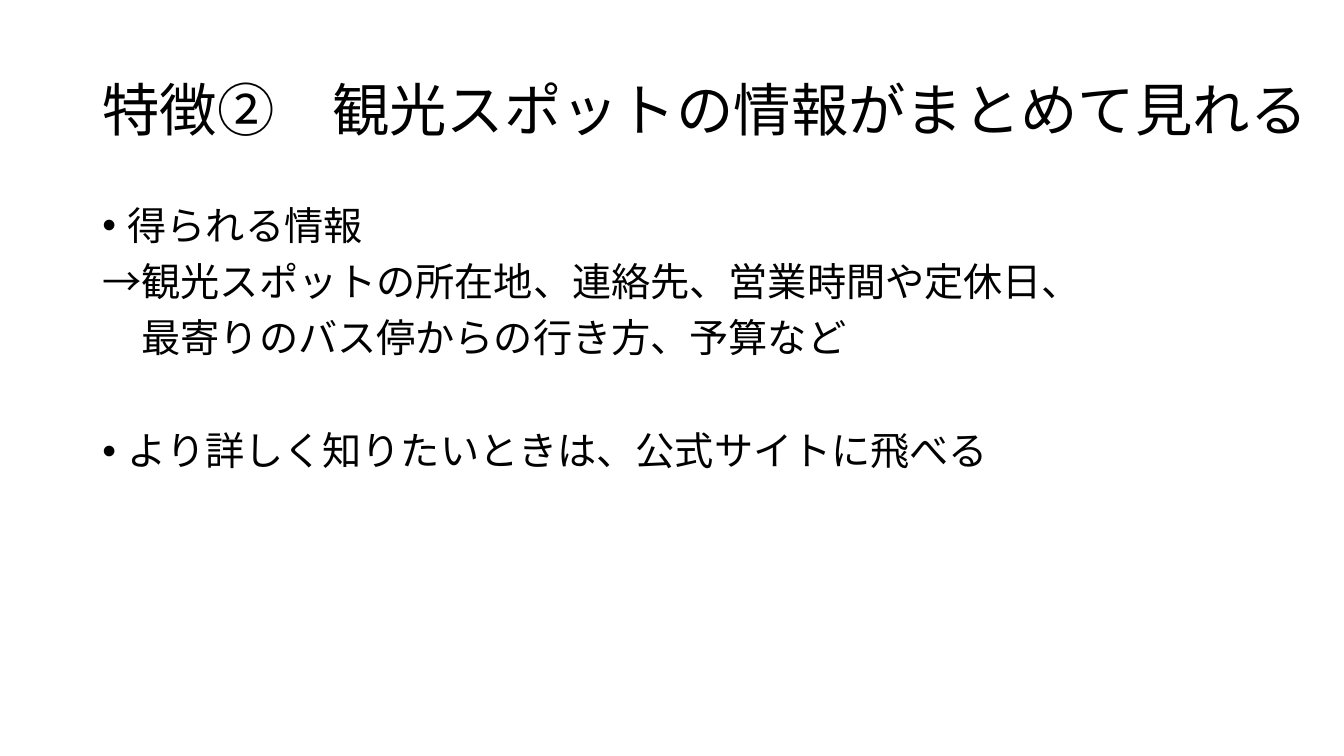
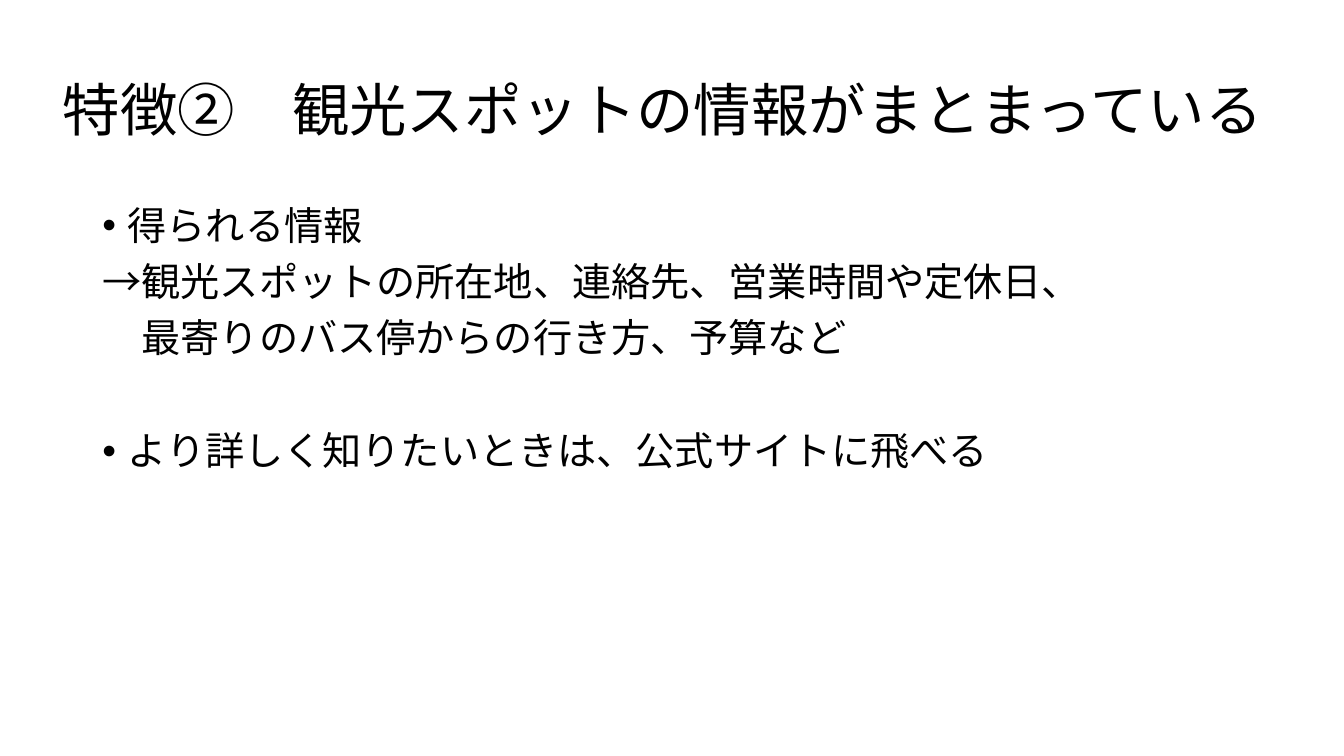
Before and after one commit to sfdn-class/HinoMiniBus, a slide deck: slide 7 of design/powerpoint/ミニバス旅.pptx. Drawn at 1344x756 pixels with LibreOffice and Linux fonts; fonts in the diff are those of the drawing. Boxes give left, top, right and bottom in pixels: in the first picture for what was removed or moved away, otherwise in the second. Text is boxed around its words. In the diff, an @@ line names an element or a change of style, - is before the commit and + after.

```diff
--- a/design/powerpoint/ミニバス旅.pptx
+++ b/design/powerpoint/ミニバス旅.pptx
@@ title at [63, 82, 1262, 136]: text changed @@
-特徴② 観光スポットの情報がまとめて見れる
+特徴② 観光スポットの情報がまとまっている
```
Also in this commit, not shown: 5 other slides changed, 2 slides added, 3 slides removed, 1 other file.
